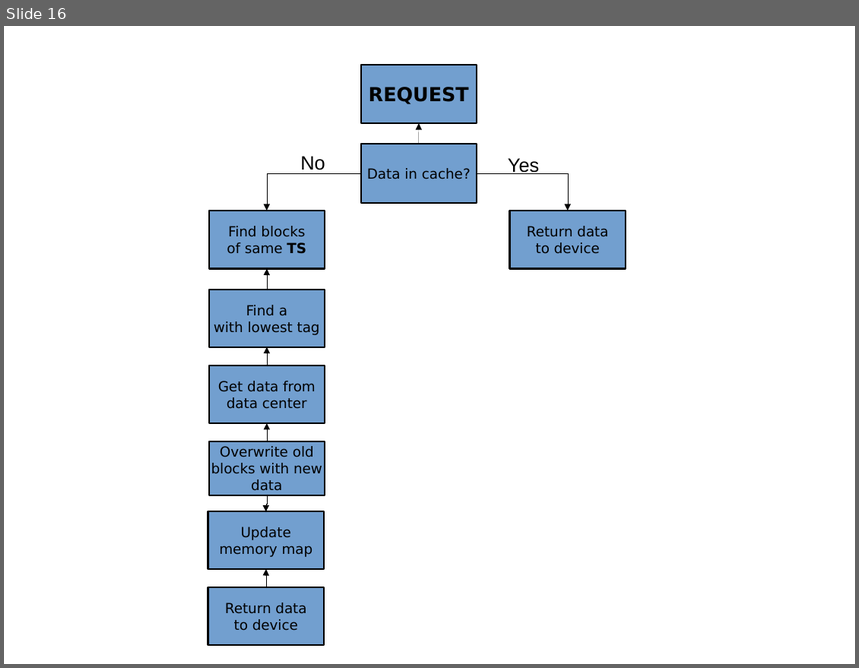
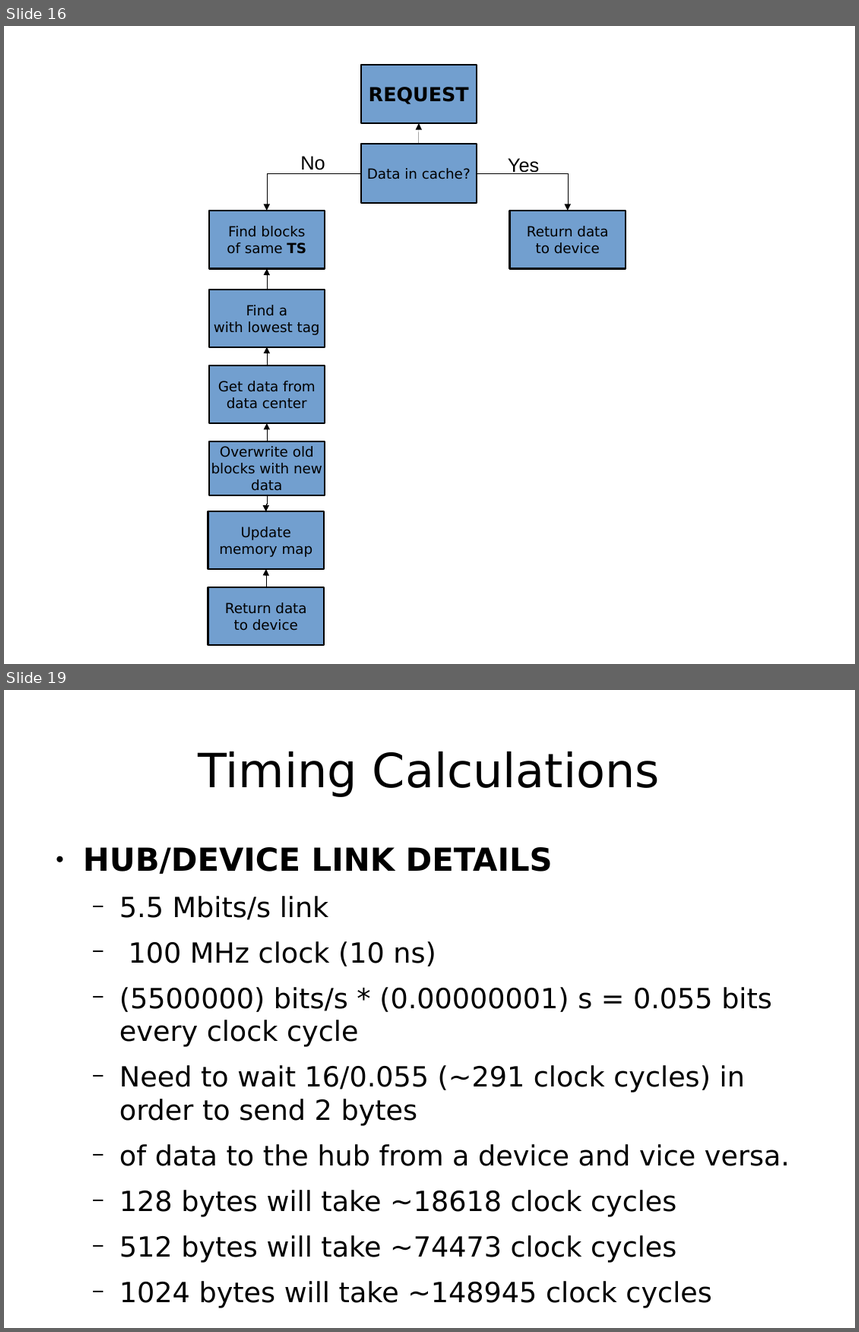
Before and after one commit to Sugarsplash/ece485, a slide deck: doc/presentation.odp. Shown one above the other, each under a label of ours: slide 16 before the commit, slides 16 and 19 after it; the slides between them are not shown. The pictures are 859x668 and 859x1332 pixels, drawn with LibreOffice and Linux fonts; fonts in the diff are those of the drawing. Boxes give left, top, right and bottom in pixels: in the first picture for what was removed or moved away, otherwise in the second. Text is boxed around its words. In the diff, an @@ line names an element or a change of style, - is before the commit and + after.

```diff
--- a/doc/presentation.odp
+++ b/doc/presentation.odp
@@ slide 19 added at bbox=[4, 690, 855, 1328], background #FFFFFF @@
@@ title added at bbox=[199, 751, 660, 797], 44 pt, text #000000 @@
+Timing Calculations
@@ text added at bbox=[83, 847, 790, 1309], 25.9 pt, text #000000 @@
+● HUB/DEVICE LINK DETAILS
+  − 5.5 Mbits/s link
+  − 100 MHz clock (10 ns)
+  − (5500000) bits/s * (0.00000001) s = 0.055 bits every clock cycle
+  − Need to wait 16/0.055 (~291 clock cycles) in order to send 2 bytes
+  − of data to the hub from a device and vice versa.
+  − 128 bytes will take ~18618 clock cycles
+  − 512 bytes will take ~74473 clock cycles
+  − 1024 bytes will take ~148945 clock cycles
```
Also in this commit, not shown: 2 slides changed, 3 other slides added.
